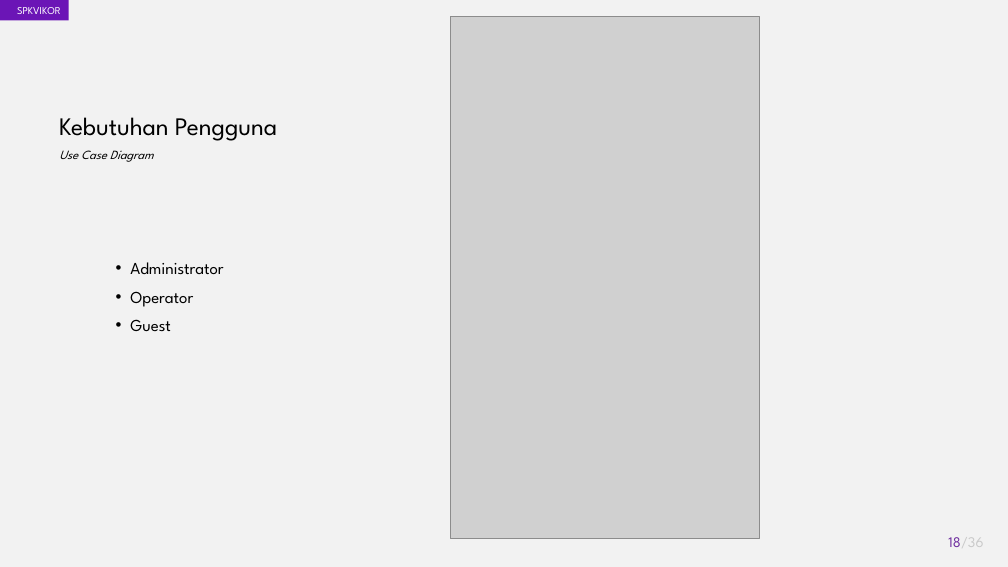
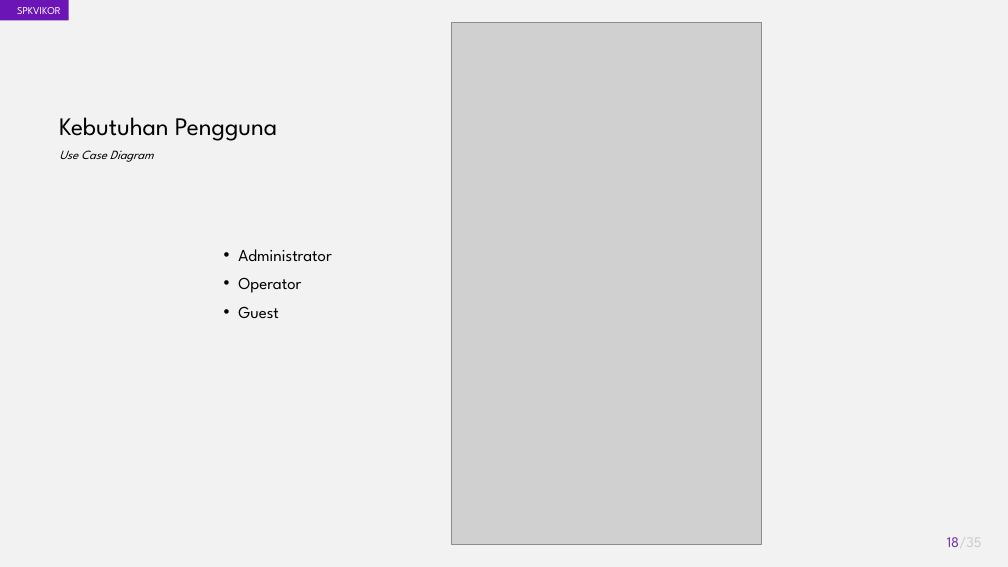
Before and after one commit to akhmadali7/TugasAkhir, a slide deck: slide 18 of PPT - TA - Akhmad Ali Sajidin.pptx. Drawn at 1008x567 pixels with LibreOffice and Linux fonts; fonts in the diff are those of the drawing; grey boxes stand for pictures. Boxes give left, top, right and bottom in pixels: in the first picture for what was removed or moved away, otherwise in the second. Text is boxed around its words. In the diff, an @@ line names an element or a change of style, - is before the commit and + after.

```diff
--- a/PPT - TA - Akhmad Ali Sajidin.pptx
+++ b/PPT - TA - Akhmad Ali Sajidin.pptx
@@ picture: place and size @@
-picture at [451,17,760,538]
+picture at [452,23,761,544]
@@ text "Administrator": place and size @@
-text "Administrator" at [130,262,223,331]
+text "Administrator" at [238,249,331,318]
@@ page number at [947,537,982,547]: text changed @@
-18/36
+18/35
```
Also in this commit, not shown: 12 other slides changed, 1 other file.
